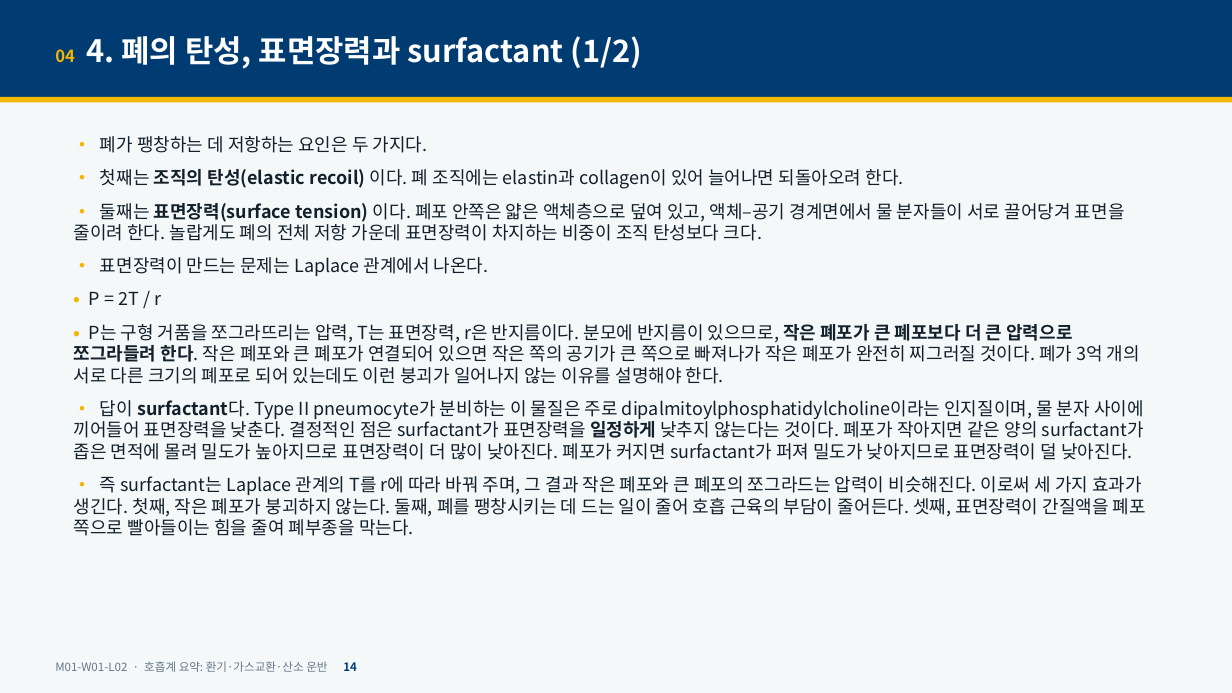
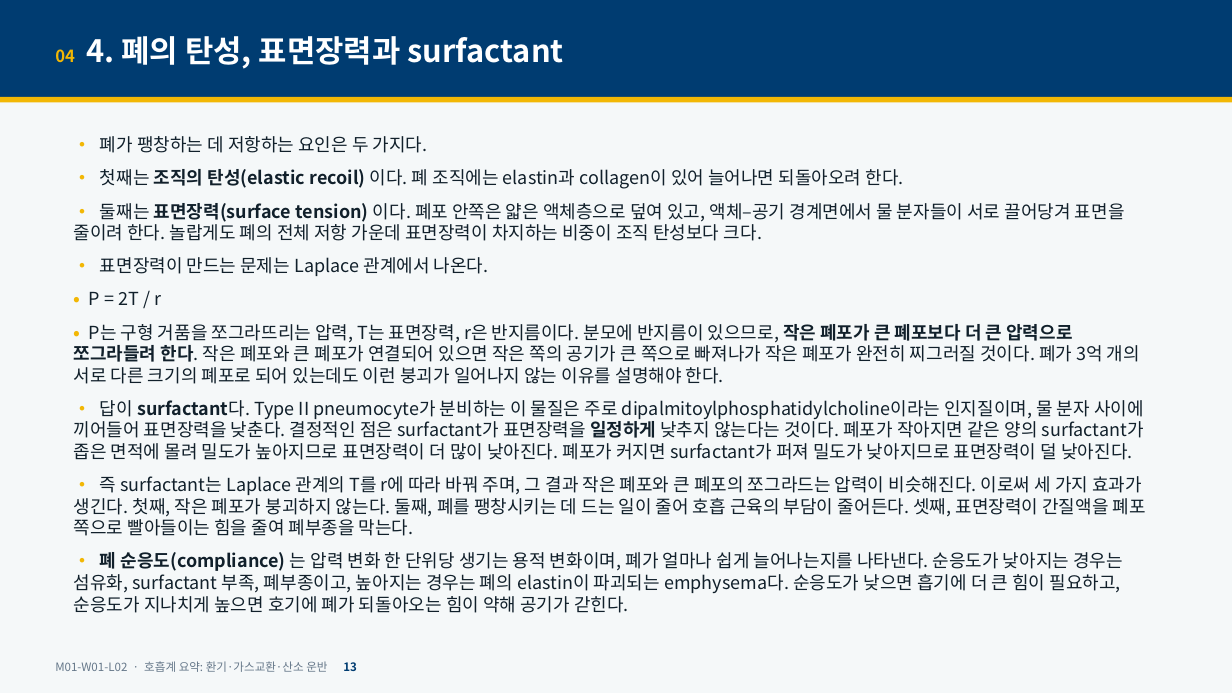
Before and after one commit to hoperiasd2/hoperiasd2.github.io, a slide deck: slide 13 of curriculum/M01/W01/L02/slides.pptx (slide 14 before the commit). Drawn at 1232x693 pixels with LibreOffice and Linux fonts; fonts in the diff are those of the drawing. Boxes give left, top, right and bottom in pixels: in the first picture for what was removed or moved away, otherwise in the second. Text is boxed around its words. In the diff, an @@ line names an element or a change of style, - is before the commit and + after.

```diff
--- a/curriculum/M01/W01/L02/slides.pptx
+++ b/curriculum/M01/W01/L02/slides.pptx
@@ text at [55, 36, 563, 69]: text changed @@
-04 4. 폐의 탄성, 표면장력과 surfactant (1/2)
+04 4. 폐의 탄성, 표면장력과 surfactant
@@ text at [74, 552, 1123, 613]: paragraph added @@
+• 폐 순응도(compliance) 는 압력 변화 한 단위당 생기는 용적 변화이며, 폐가 얼마나 쉽게 늘어나는지를 나타낸다. 순응도가 낮아지는 경우는 섬유화, surfactant 부족, 폐부종이고, 높아지는 경우는 폐의 elastin이 파괴되는 emphysema다. 순응도가 낮으면 흡기에 더 큰 힘이 필요하고, 순응도가 지나치게 높으면 호기에 폐가 되돌아오는 힘이 약해 공기가 갇힌다.
@@ text at [55, 661, 357, 672]: text changed @@
-M01-W01-L02 · 호흡계 요약: 환기·가스교환·산소 운반 14
+M01-W01-L02 · 호흡계 요약: 환기·가스교환·산소 운반 13
```
Also in this commit, not shown: 23 other slides changed, 23 slides removed, 5 other files.
